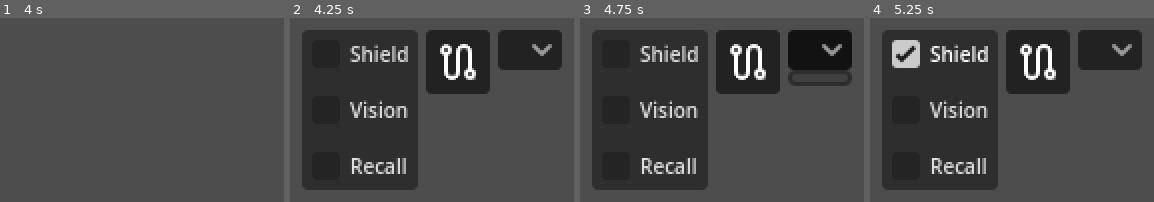
Above: before the commit, frames 1-4 (left to right).
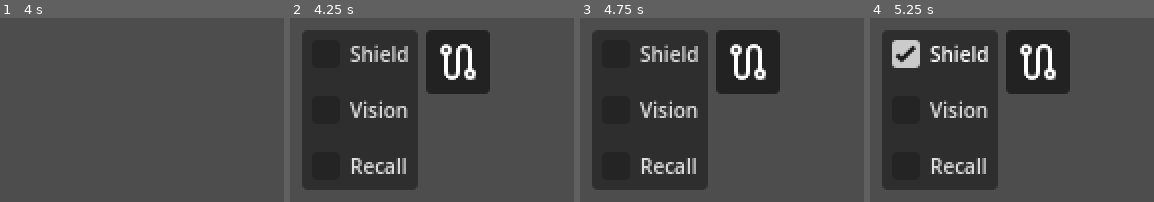
Above: after the commit, the same moments.

Repository: DeVelox/Niro
Game: Godot game, scene res://prefabs/utility/debug.tscn
Same seed, same stepped clock (60 frames per second), same inputs: the game is played once before the commit and once after it. This scene is started directly instead of the project's main scene. Sound files missing from this copy of the repository are replaced by a short silence.
Inputs (mouse positions are in pixels of both pictures, inside the frame that each line leads up to):
- Up to frame 1 (4 s): tap Enter at 0.5 s; hold D (right) 0.53-2.03 s; tap Shift (dash) at 0.6, 2.1, 3.6 s; tap Space (jump) at 0.77, 1.52, 3.02, 3.77 s; tap R (reset) every 0.75 s from 1.25 to 3.5 s; tap F (interact) at 1.35, 2.85 s; hold A (left) 2.03-2.78 s; hold D (right) from 2.78 s (still down)
- Up to frame 2 (4.25 s): keep holding D (right); tap F4 (debug) at 4.15 s
- Up to frame 3 (4.75 s): release D (right) at 4.25 s; click (821, 49) at 4.27 s
- Up to frame 4 (5.25 s): click "Shield" at 5 s

Frame 1 is identical in both runs. In frame 2, 4.9% of the frame differs, in the area x 73-96%, y 6-29%; in frame 3, 5.8%, in the area x 73-96%, y 6-37%; in frame 4, 4.9%.
Error in both runs: Trying to assign value of type 'Window' to a variable of type 'player.gd'. (res://scripts/debug.gd:12)

Commit message:
Removed music menu from debug

Diff:
--- a/prefabs/utility/debug.tscn
+++ b/prefabs/utility/debug.tscn
@@ -66,17 +66,6 @@
 toggle_mode = true
 icon = ExtResource("2_15wnm")
 
-[node name="DebugMusic" type="PanelContainer" parent="MarginContainer/HBoxContainer"]
-layout_mode = 2
-size_flags_horizontal = 0
-size_flags_vertical = 0
-
-[node name="MusicList" type="OptionButton" parent="MarginContainer/HBoxContainer/DebugMusic"]
-layout_mode = 2
-size_flags_horizontal = 0
-size_flags_vertical = 0
-focus_mode = 0
-
 [node name="DebugProperties" type="PanelContainer" parent="MarginContainer/HBoxContainer"]
 layout_mode = 2
 size_flags_horizontal = 10
@@ -96,4 +85,3 @@
 [connection signal="toggled" from="MarginContainer/HBoxContainer/DebugUpgrades/MarginContainer/VBoxContainer/Vision" to="." method="_on_vision_toggled"]
 [connection signal="toggled" from="MarginContainer/HBoxContainer/DebugUpgrades/MarginContainer/VBoxContainer/Recall" to="." method="_on_recall_toggled"]
 [connection signal="toggled" from="MarginContainer/HBoxContainer/DebugPath/PathToggle" to="." method="_on_path_toggle"]
-[connection signal="item_selected" from="MarginContainer/HBoxContainer/DebugMusic/MusicList" to="." method="_on_music_list_item_selected"]
--- a/scripts/debug.gd
+++ b/scripts/debug.gd
@@ -10,7 +10,6 @@
 @onready var vision: CheckBox = %Vision
 @onready var recall: CheckBox = %Recall
 @onready var player: Player = get_parent()
-@onready var music_list: OptionButton = $MarginContainer/HBoxContainer/DebugMusic/MusicList
 
 
 func _ready() -> void:
@@ -19,7 +18,6 @@
 	_init_menu_bools(Data.debug_bools, MENU_BOOL.instantiate())
 	_init_menu_values(Data.debug_values, MENU_VALUE.instantiate())
 	_init_checkbox()
-	_init_music()
 
 
 # Called every frame. 'delta' is the elapsed time since the previous frame.
@@ -43,12 +41,6 @@
 			list.append(property["name"])
 	return list
 
-
-func _init_music() -> void:
-	var music_nodes := get_node("/root/Main").get_tree().get_nodes_in_group("music")
-	music_list.add_item("Music")
-	for i in music_nodes:
-		music_list.add_item(i.name)
 
 
 func _init_menu_bools(_properties: Array[String], _menu_row: Node) -> void:
@@ -117,13 +109,3 @@
 		player.add_sibling(debug_path)
 	else:
 		debug_path.queue_free()
-
-
-func _on_music_list_item_selected(index: int) -> void:
-	var music_nodes := get_node("/root/Main").get_tree().get_nodes_in_group("music")
-	var item_name := music_list.get_item_text(index)
-	for i in music_nodes:
-		if i.name == item_name:
-			i.playing = true
-		else:
-			i.playing = false
